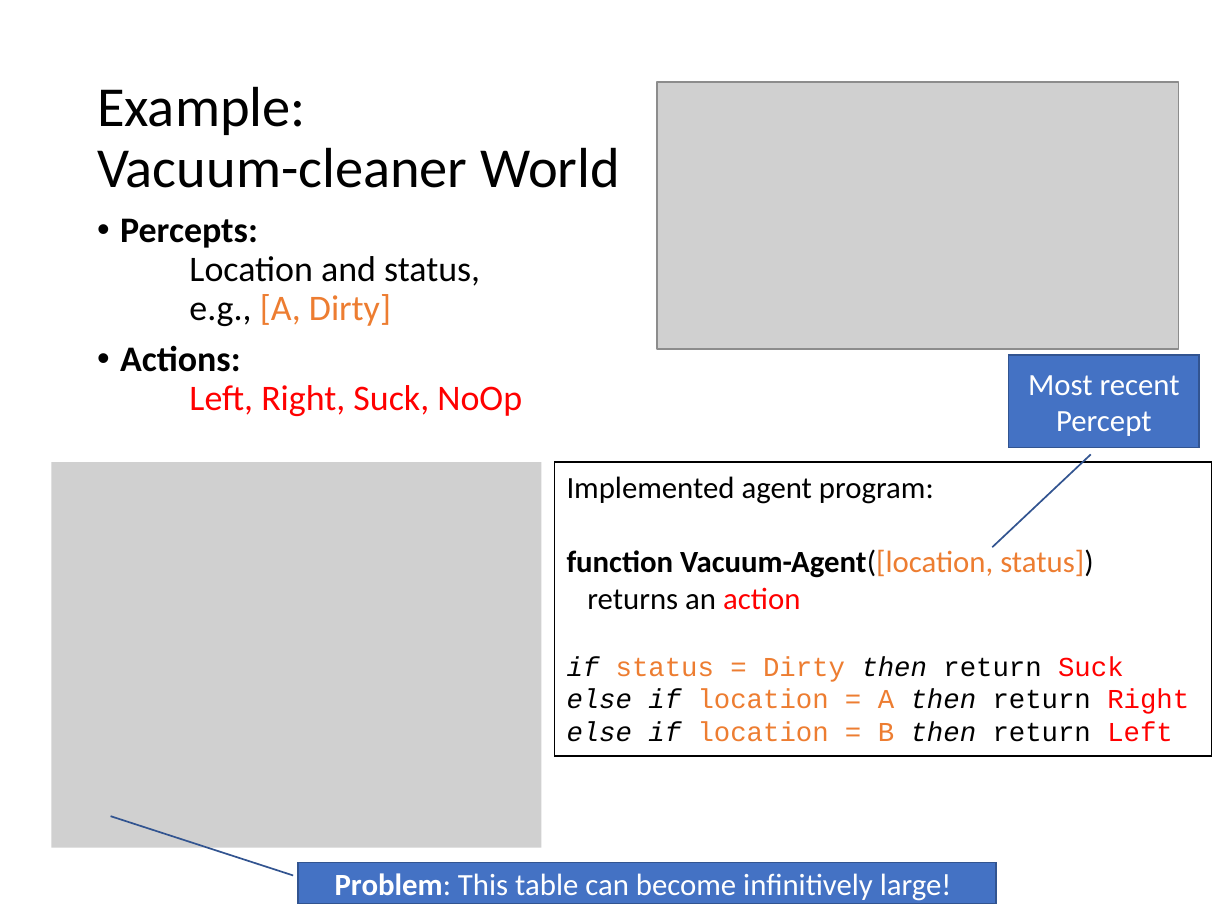
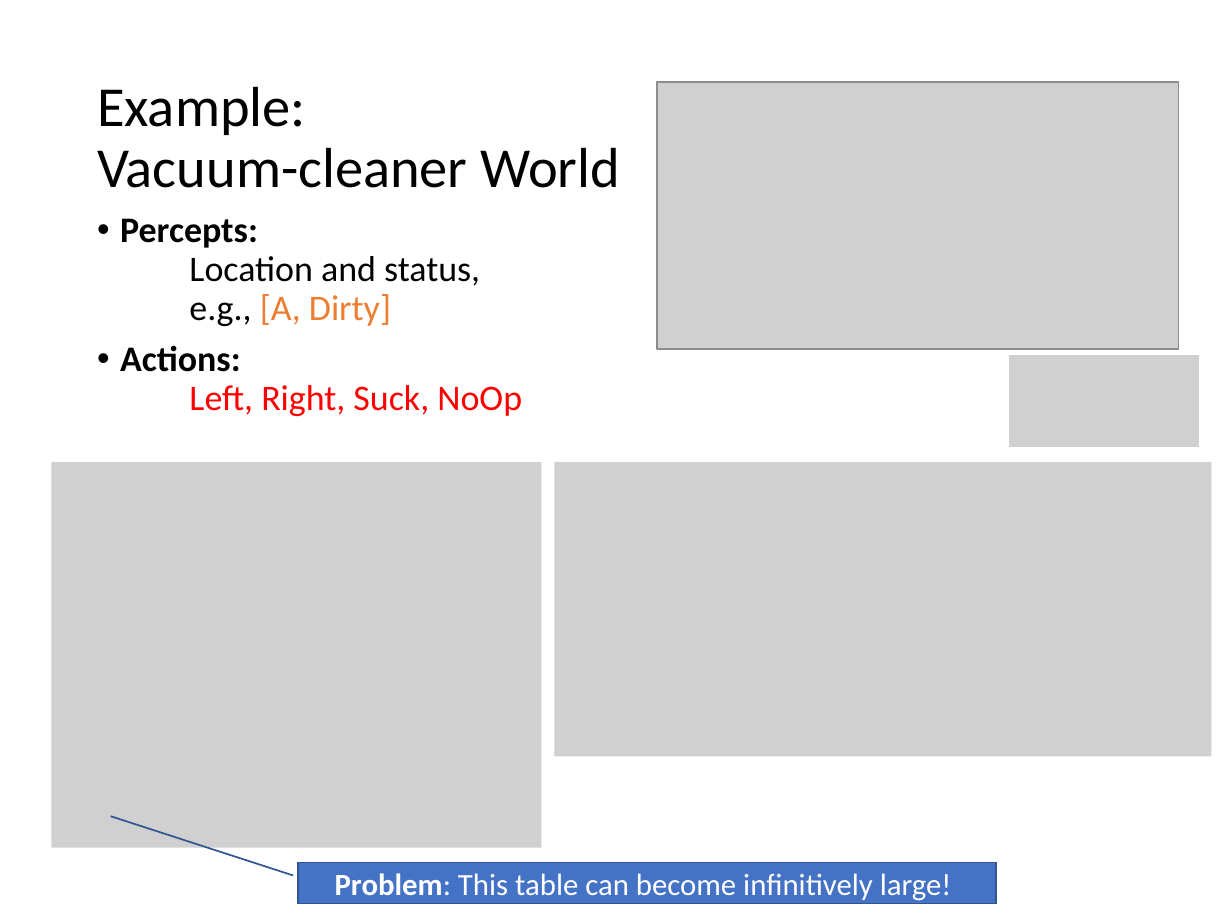
Before and after one commit to mhahsler/CS7320-AI, a slide deck: slide 6 of slides/02_agents.pptx. Drawn at 1232x924 pixels with LibreOffice and Linux fonts; fonts in the diff are those of the drawing; grey boxes stand for pictures. Boxes give left, top, right and bottom in pixels: in the first picture for what was removed or moved away, otherwise in the second. Text is boxed around its words. In the diff, an @@ line names an element or a change of style, - is before the commit and + after.

```diff
--- a/slides/02_agents.pptx
+++ b/slides/02_agents.pptx
@@ border callout removed at (1009, 355, 1200, 447) @@
-Most recent Percept
@@ picture added at (1009, 355, 1200, 447) @@
@@ rectangle removed at (554, 462, 1211, 756) @@
-Implemented agent program:
-function Vacuum-Agent([location, status])
-returns an action
-if status = Dirty then return Suck
-else if location = A then return Right
-else if location = B then return Left
@@ picture added at (554, 462, 1211, 756) @@
```
Also in this commit, not shown: 6 other slides changed, 1 other file.
